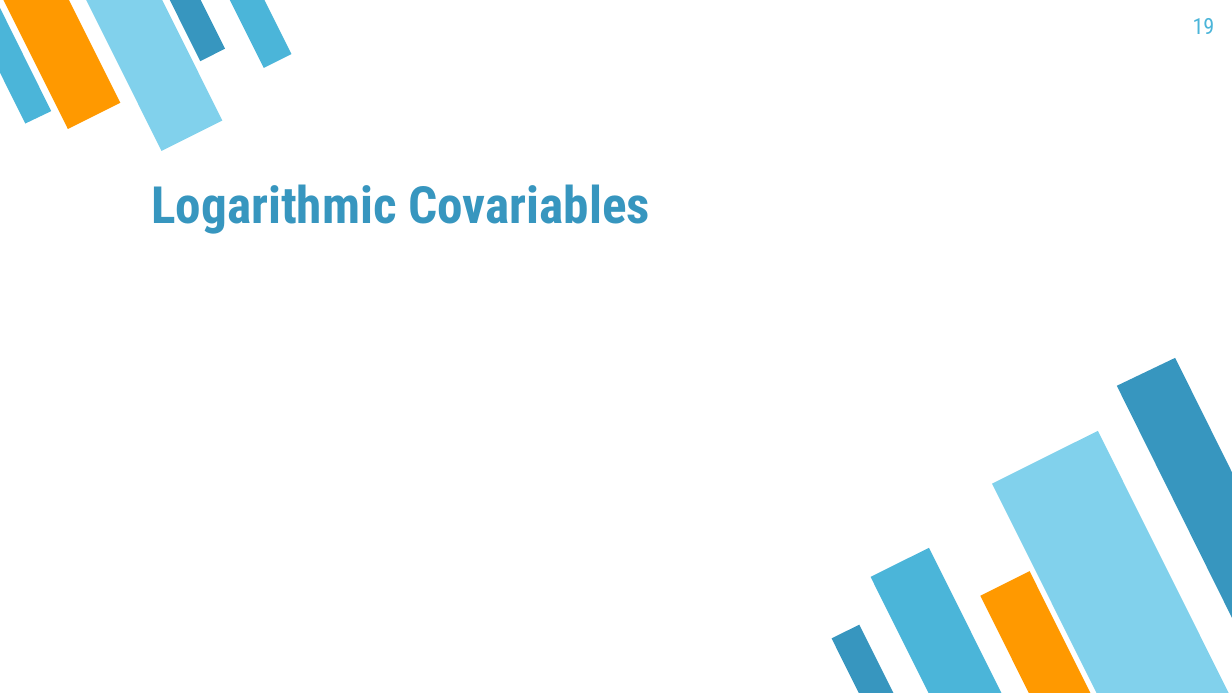
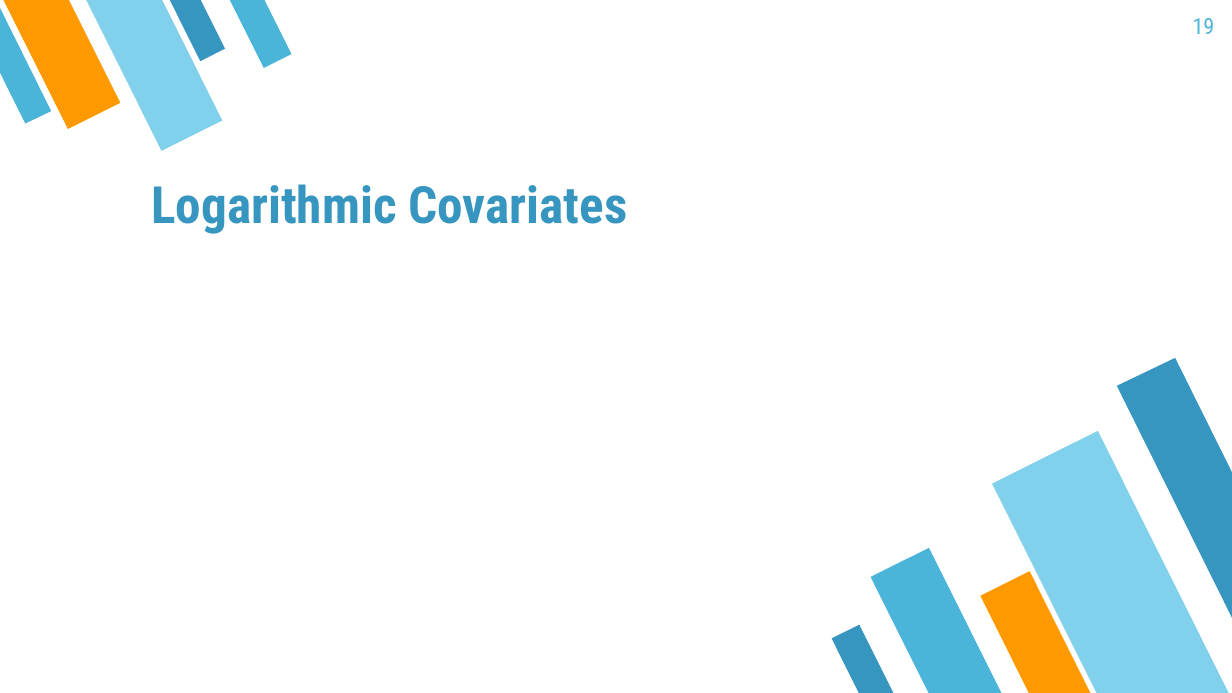
Before and after one commit to mayer79/ml_lecture, a slide deck: slide 19 of slides/ML_Lecture.pptx. Drawn at 1232x693 pixels with LibreOffice and Linux fonts; fonts in the diff are those of the drawing; grey boxes stand for pictures. Boxes give left, top, right and bottom in pixels: in the first picture for what was removed or moved away, otherwise in the second. Text is boxed around its words. In the diff, an @@ line names an element or a change of style, - is before the commit and + after.

```diff
--- a/slides/ML_Lecture.pptx
+++ b/slides/ML_Lecture.pptx
@@ title at box(151, 184, 628, 234): text changed @@
-Logarithmic Covariables
+Logarithmic Covariates
```
Also in this commit, not shown: 18 other slides changed.
